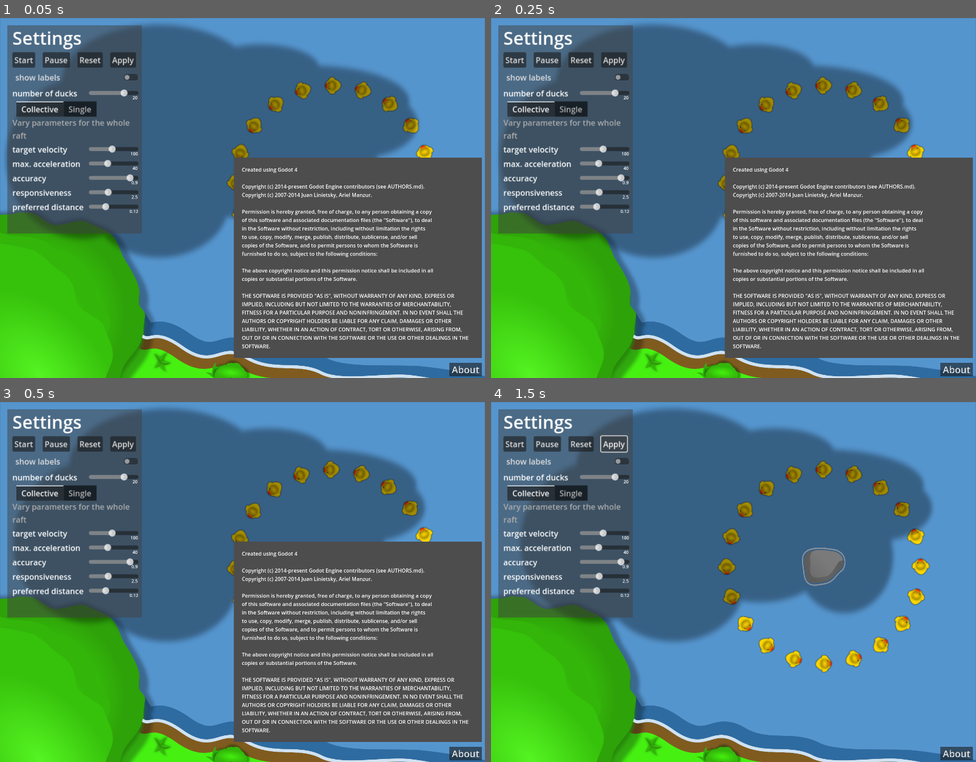
Above: before the commit, frames 1-4 (two rows, left to right).
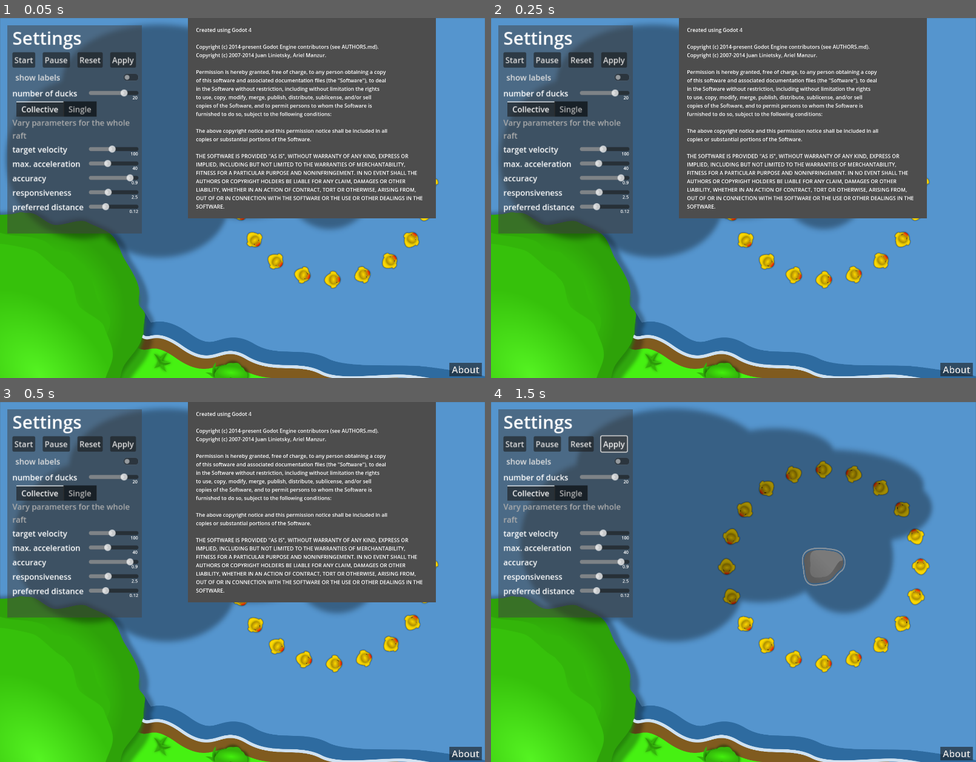
Above: after the commit, the same moments.

Repository: RichtersFinger/DuckTraffic
Game: Godot game, scene res://simulation.tscn
Two runs of this game, one before a commit and one after it. Both use one fixed random seed, a clock stepped at 60 frames per second and the inputs below.
Inputs:
- Up to frame 1 (0.05 s): no input
- Up to frame 2 (0.25 s): no input
- Up to frame 3 (0.5 s): no input
- Up to frame 4 (1.5 s): click "Reset" at 0.5 s; click "Apply" at 1.25 s

The runs differ from the first frame. In frame 1, 45% of the frame differs, in the area x 38-100%, y 0-95%; in frame 2, 45%; in frame 3, 45%; in frame 4, nothing differs.

Commit message:
[GUI, simulation] fix typo

Diff:
--- a/simulation.gd
+++ b/simulation.gd
@@ -25,19 +25,19 @@
 var raft_responsiveness: float = 2.5
 @onready var raft_freedist_slider = $GUI/MarginContainer/VBoxContainer/TabContainer/Collective/VBoxContainer/FreeDistSlider/HSlider
 var raft_freedist: float = 0.12
-# rouge - settings
-@onready var rouge_active_button = $GUI/MarginContainer/VBoxContainer/TabContainer/Single/VBoxContainer/Active
-var rouge_active = false
-@onready var rouge_target_velocity_slider = $GUI/MarginContainer/VBoxContainer/TabContainer/Single/VBoxContainer/VelocitySlider/HSlider
-var rouge_target_velocity: float = 100
-@onready var rouge_max_acceleration_slider = $GUI/MarginContainer/VBoxContainer/TabContainer/Single/VBoxContainer/MaxAccelerationSlider/HSlider
-var rouge_max_acceleration: float = 40
-@onready var rouge_accuracy_slider = $GUI/MarginContainer/VBoxContainer/TabContainer/Single/VBoxContainer/AccuracySlider/HSlider
-var rouge_accuracy: float = 0.9
-@onready var rouge_responsiveness_slider = $GUI/MarginContainer/VBoxContainer/TabContainer/Single/VBoxContainer/ResponsivenessSlider/HSlider
-var rouge_responsiveness: float = 2.5
-@onready var rouge_freedist_slider = $GUI/MarginContainer/VBoxContainer/TabContainer/Single/VBoxContainer/FreeDistSlider/HSlider
-var rouge_freedist: float = 0.12
+# rogue - settings
+@onready var rogue_active_button = $GUI/MarginContainer/VBoxContainer/TabContainer/Single/VBoxContainer/Active
+var rogue_active = false
+@onready var rogue_target_velocity_slider = $GUI/MarginContainer/VBoxContainer/TabContainer/Single/VBoxContainer/VelocitySlider/HSlider
+var rogue_target_velocity: float = 100
+@onready var rogue_max_acceleration_slider = $GUI/MarginContainer/VBoxContainer/TabContainer/Single/VBoxContainer/MaxAccelerationSlider/HSlider
+var rogue_max_acceleration: float = 40
+@onready var rogue_accuracy_slider = $GUI/MarginContainer/VBoxContainer/TabContainer/Single/VBoxContainer/AccuracySlider/HSlider
+var rogue_accuracy: float = 0.9
+@onready var rogue_responsiveness_slider = $GUI/MarginContainer/VBoxContainer/TabContainer/Single/VBoxContainer/ResponsivenessSlider/HSlider
+var rogue_responsiveness: float = 2.5
+@onready var rogue_freedist_slider = $GUI/MarginContainer/VBoxContainer/TabContainer/Single/VBoxContainer/FreeDistSlider/HSlider
+var rogue_freedist: float = 0.12
 
 
 # initialize simulation (create ducks and set initial position)
@@ -84,11 +84,11 @@
 	raft_accuracy = raft_accuracy_slider.value
 	raft_responsiveness = raft_responsiveness_slider.value
 	raft_freedist = raft_freedist_slider.value
-	rouge_active = rouge_active_button.button_pressed
-	rouge_target_velocity = rouge_target_velocity_slider.value
-	rouge_max_acceleration = rouge_max_acceleration_slider.value
-	rouge_accuracy = rouge_accuracy_slider.value
-	rouge_responsiveness = rouge_responsiveness_slider.value
+	rogue_active = rogue_active_button.button_pressed
+	rogue_target_velocity = rogue_target_velocity_slider.value
+	rogue_max_acceleration = rogue_max_acceleration_slider.value
+	rogue_accuracy = rogue_accuracy_slider.value
+	rogue_responsiveness = rogue_responsiveness_slider.value
 	# cleanup existing ducks
 	if ducks:
 		for duck in ducks:
@@ -110,13 +110,13 @@
 		ducks[i].target_velocity *= rand.randf_range(raft_accuracy, 2.0 - raft_accuracy)
 		ducks[i].free_dist = raft_freedist * PI
 		add_child(ducks[i])
-	if rouge_active:
-		ducks[0].target_velocity = rouge_target_velocity
-		ducks[0].max_acceleration = rouge_max_acceleration
-		ducks[0].responsiveness = rouge_responsiveness
-		ducks[0].consistency_accuracy = 1.0 - rouge_accuracy/2.0
+	if rogue_active:
+		ducks[0].target_velocity = rogue_target_velocity
+		ducks[0].max_acceleration = rogue_max_acceleration
+		ducks[0].responsiveness = rogue_responsiveness
+		ducks[0].consistency_accuracy = 1.0 - rogue_accuracy/2.0
 		ducks[0].consistency_phase = rand.randf_range(0.0, 2 * PI)
-		ducks[0].target_velocity *= rand.randf_range(rouge_accuracy, 2.0 - rouge_accuracy)
+		ducks[0].target_velocity *= rand.randf_range(rogue_accuracy, 2.0 - rogue_accuracy)
 		ducks[0].refresh_highlight(true)
 
 	toggle_duck_labels(visible_labels)
--- a/simulation.tscn
+++ b/simulation.tscn
@@ -69,7 +69,7 @@
 script = ExtResource("6_j4gv2")
 
 [node name="AboutPopup" type="Popup" parent="."]
-position = Vector2i(723, 432)
+position = Vector2i(581, 0)
 size = Vector2i(767, 619)
 visible = true
 
@@ -253,7 +253,7 @@
 layout_mode = 2
 theme_override_colors/font_color = Color(0.678944, 0.678944, 0.678944, 1)
 text = "Override parameters for a single
-'rouge' duck"
+'rogue' duck"
 
 [node name="Active" type="CheckButton" parent="GUI/MarginContainer/VBoxContainer/TabContainer/Single/VBoxContainer"]
 layout_mode = 2
